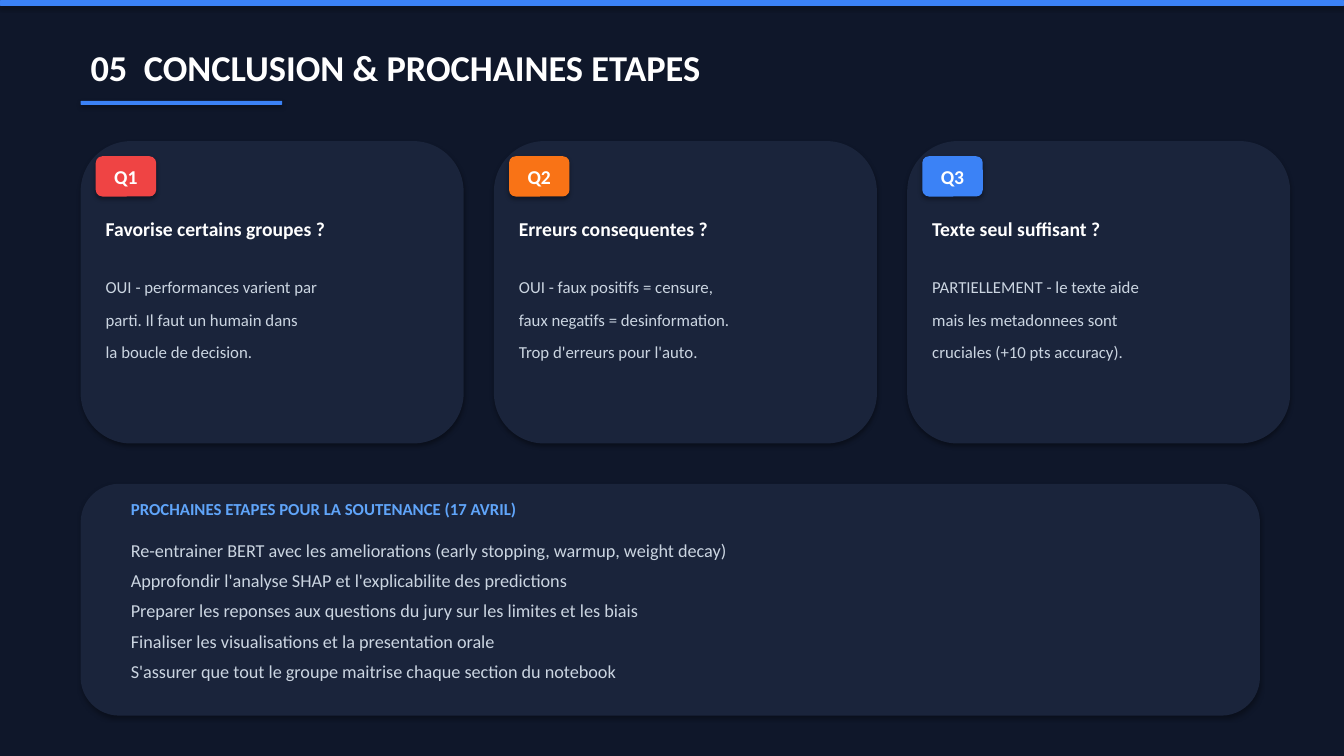
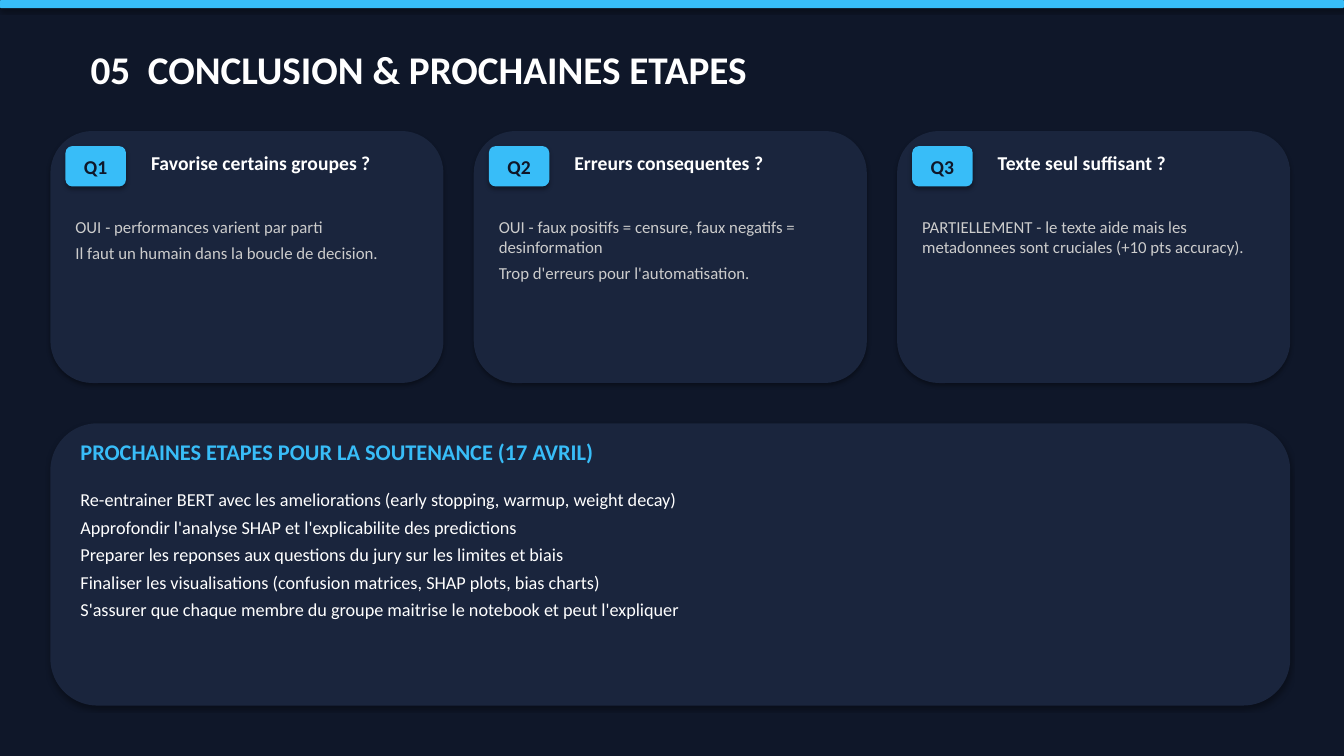
Before and after one commit to AlexisFayan/fake-news-detection, a slide deck: slide 6 of Follow-Up_Fake_News_Detection.pptx. Drawn at 1344x756 pixels with LibreOffice and Linux fonts; fonts in the diff are those of the drawing. Boxes give left, top, right and bottom in pixels: in the first picture for what was removed or moved away, otherwise in the second. Text is boxed around its words. In the diff, an @@ line names an element or a change of style, - is before the commit and + after.

```diff
--- a/Follow-Up_Fake_News_Detection.pptx
+++ b/Follow-Up_Fake_News_Detection.pptx
@@ background #0F172A to #0F1729 @@
@@ rounded rectangle at (0, 0, 1344, 8): fill #3B82F6 to #38BDF8 @@
@@ text "05 CONCLUSION & PROCHAINES ETAPES" at (91, 58, 746, 85): size 26 to 28 pt @@
@@ rounded rectangle removed at (81, 101, 282, 105) @@
@@ fill #1A243B to #1A253D in 4 elements at (50, 423, 1291, 706), (897, 131, 1291, 383), (474, 131, 867, 383), (50, 131, 444, 383) @@
@@ rounded rectangle: place and size @@
-rounded rectangle at (81, 141, 464, 444)
+rounded rectangle at (50, 131, 444, 383)
@@ rounded rectangle "Q1": place and size @@
-rounded rectangle "Q1" at (96, 156, 156, 197)
+rounded rectangle "Q1" at (66, 146, 126, 187)
@@ rounded rectangle "Q1" at (66, 146, 126, 187): text colour #FFFFFF to #0F1729; fill #EF4444 to #38BDF8 @@
@@ text "Favorise certains groupes ?": place and size @@
-text "Favorise certains groupes ?" at (106, 222, 311, 240)
+text "Favorise certains groupes ?" at (151, 156, 356, 174)
@@ rounded rectangle: place and size @@
-rounded rectangle at (494, 141, 877, 444)
+rounded rectangle at (474, 131, 867, 383)
@@ rounded rectangle "Q2": place and size @@
-rounded rectangle "Q2" at (509, 156, 570, 197)
+rounded rectangle "Q2" at (489, 146, 549, 187)
@@ rounded rectangle "Q2" at (489, 146, 549, 187): text colour #FFFFFF to #0F1729; fill #F97316 to #38BDF8 @@
@@ text "Erreurs consequentes ?": place and size @@
-text "Erreurs consequentes ?" at (519, 223, 694, 239)
+text "Erreurs consequentes ?" at (574, 157, 749, 173)
@@ rounded rectangle: place and size @@
-rounded rectangle at (907, 141, 1291, 444)
+rounded rectangle at (897, 131, 1291, 383)
@@ rounded rectangle "Q3": place and size @@
-rounded rectangle "Q3" at (923, 156, 983, 197)
+rounded rectangle "Q3" at (912, 146, 973, 187)
@@ rounded rectangle "Q3" at (912, 146, 973, 187): text colour #FFFFFF to #0F1729; fill #3B82F6 to #38BDF8 @@
@@ text "Texte seul suffisant ?": place and size @@
-text "Texte seul suffisant ?" at (932, 222, 1087, 236)
+text "Texte seul suffisant ?" at (998, 156, 1153, 170)
@@ text at (75, 221, 377, 259): text changed; text colour #CBD5E1 to #CCCCCC @@
-parti. Il faut un humain dans
+OUI - performances varient par parti
+Il faut un humain dans la boucle de decision.
@@ text at (499, 221, 782, 282): text changed; text colour #CBD5E1 to #CCCCCC @@
-OUI - faux positifs = censure,
+OUI - faux positifs = censure, faux negatifs = desinformation
+Trop d'erreurs pour l'automatisation.
@@ text at (922, 221, 1244, 256): text changed; text colour #CBD5E1 to #CCCCCC @@
-PARTIELLEMENT - le texte aide
+PARTIELLEMENT - le texte aide mais les metadonnees sont cruciales (+10 pts accuracy).
@@ text removed at (106, 281, 317, 296) @@
-OUI - performances varient par
@@ text removed at (519, 314, 729, 329) @@
-faux negatifs = desinformation.
@@ text removed at (932, 314, 1118, 326) @@
-mais les metadonnees sont
@@ text removed at (106, 346, 252, 358) @@
-la boucle de decision.
@@ text removed at (519, 346, 698, 361) @@
-Trop d'erreurs pour l'auto.
@@ text removed at (932, 346, 1123, 361) @@
-cruciales (+10 pts accuracy).
@@ rounded rectangle: place and size @@
-rounded rectangle at (81, 484, 1260, 716)
+rounded rectangle at (50, 423, 1291, 706)
@@ text "PROCHAINES ETAPES POUR LA SOUTENANCE ...": place and size @@
-text "PROCHAINES ETAPES POUR LA SOUTENANCE ..." at (131, 502, 516, 518)
+text "PROCHAINES ETAPES POUR LA SOUTENANCE ..." at (80, 443, 594, 463)
@@ text "PROCHAINES ETAPES POUR LA SOUTENANCE ..." at (80, 443, 594, 463): size 12 to 16 pt, text colour #60A5FA to #38BDF8 @@
@@ text "Re-entrainer BERT avec les ameliorations ...": place and size @@
-text "Re-entrainer BERT avec les ameliorations ..." at (131, 544, 726, 681)
+text "Re-entrainer BERT avec les ameliorations ..." at (80, 493, 678, 619)
@@ text at (80, 493, 676, 537): text colour #CBD5E1 to #FFFFFF in "Re-entrainer BERT avec les ameliorations (early stopping, ...", "Approfondir l'analyse SHAP et l'explicabilite des prediction ..."; less space between paragraphs @@
@@ text at (80, 548, 678, 619): text changed; text colour #CBD5E1 to #FFFFFF @@
-Preparer les reponses aux questions du jury sur les limites et les biais
-Finaliser les visualisations et la presentation orale
-S'assurer que tout le groupe maitrise chaque section du notebook
+Preparer les reponses aux questions du jury sur les limites et biais
+Finaliser les visualisations (confusion matrices, SHAP plots, bias charts)
+S'assurer que chaque membre du groupe maitrise le notebook et peut l'expliquer
```
Also in this commit, not shown: 5 other slides changed, 7 other files.
